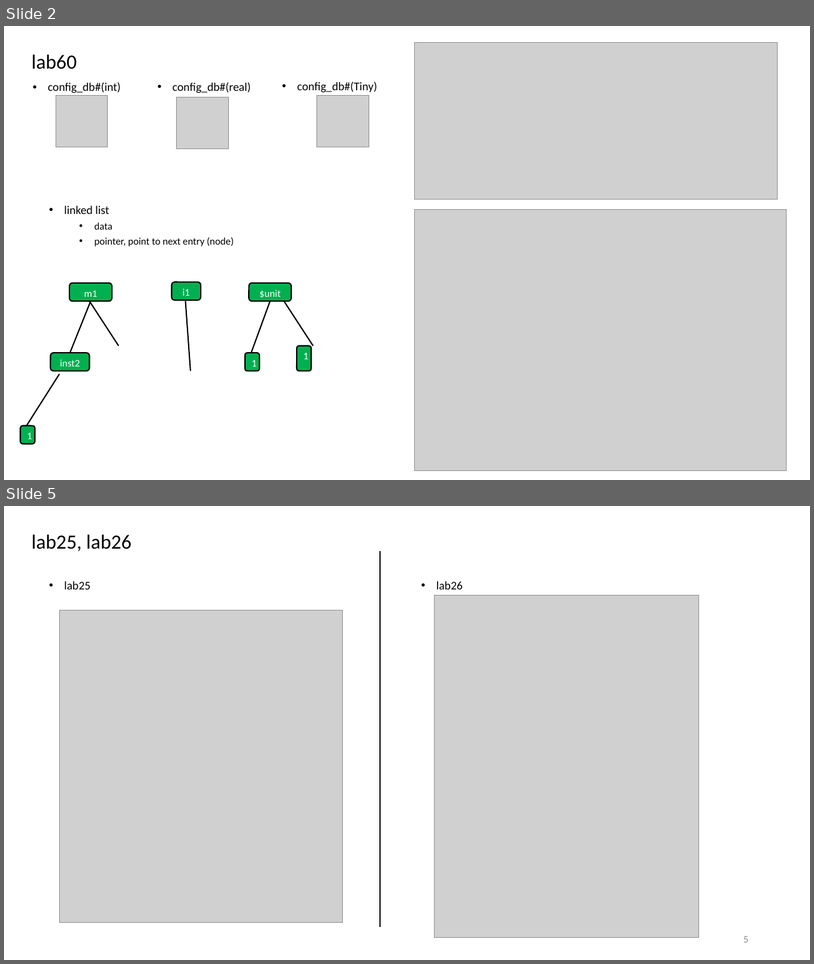
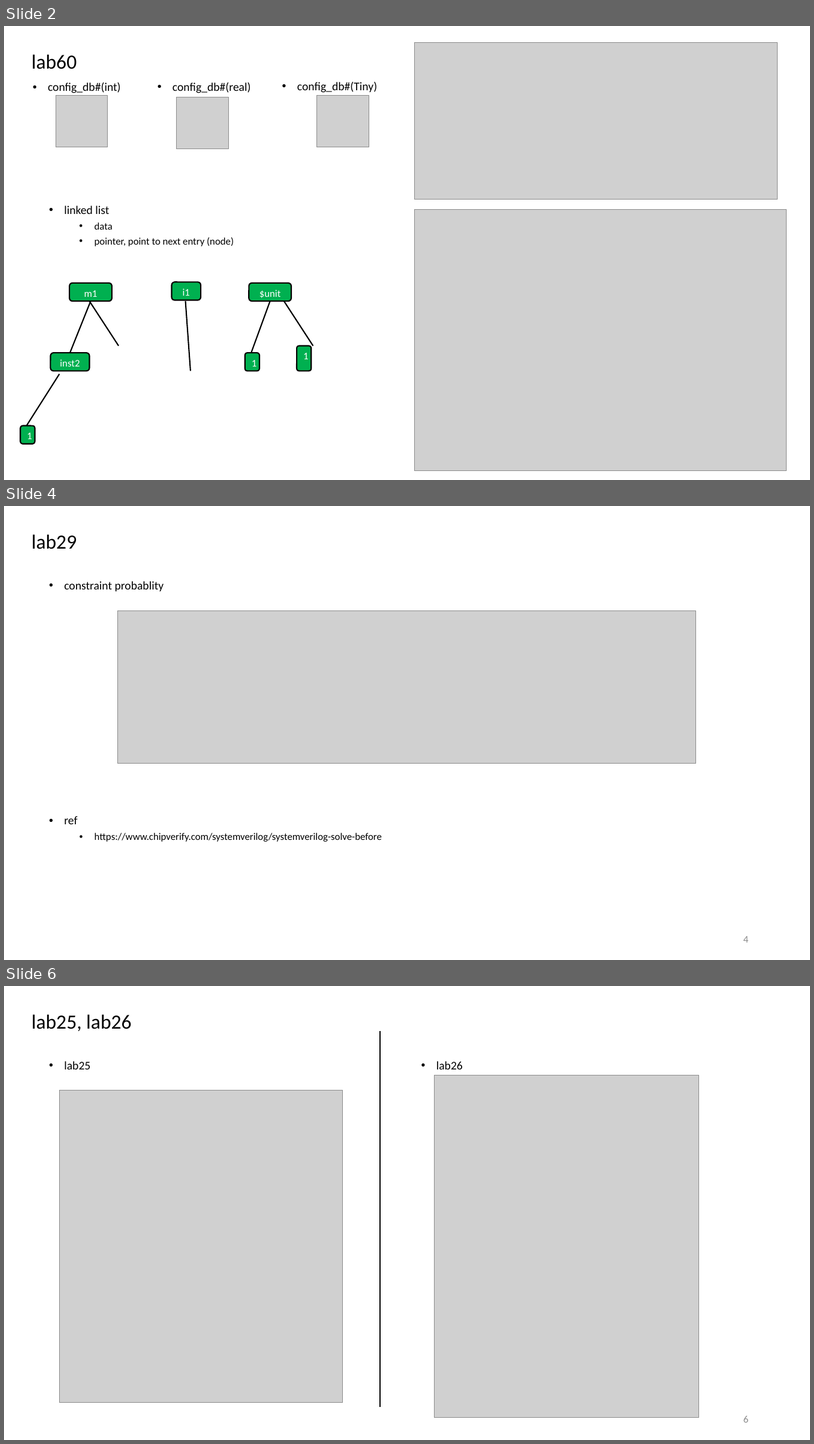
Before and after one commit to r06942072/study_sv, a slide deck: note.pptx. Shown one above the other, each under a label of ours: slides 2 and 5 before the commit, slides 2, 4 and 6 after it; the slides between them are not shown. The pictures are 814x964 and 814x1444 pixels, drawn with LibreOffice and Linux fonts; fonts in the diff are those of the drawing; grey boxes stand for pictures. Boxes give left, top, right and bottom in pixels: in the first picture for what was removed or moved away, otherwise in the second. Text is boxed around its words. In the diff, an @@ line names an element or a change of style, - is before the commit and + after.

```diff
--- a/note.pptx
+++ b/note.pptx
@@ slide 4 added at bbox=[4, 506, 810, 960], background #FFFFFF @@
@@ title added at bbox=[32, 534, 77, 549], 24 pt, text #000000 @@
+lab29
@@ text added at bbox=[64, 581, 164, 591], 14 pt, text #000000 @@
+• constraint probablity
@@ picture added at bbox=[118, 610, 696, 763] @@
@@ text added at bbox=[64, 816, 382, 841], 12 pt, text #000000 @@
+• ref
+  • https://www.chipverify.com/systemverilog/systemverilog-solve-before
@@ page number added at bbox=[744, 936, 749, 942], 12 pt, text #8C8C8C @@
+4
@@ what was slide 5 is now slide 6 @@
@@ page number at bbox=[744, 1416, 749, 1422]: text changed @@
-5
+6
```
Also in this commit, not shown: 3 slides changed, 1 other slide added, 1 slide removed, 6 other files.
